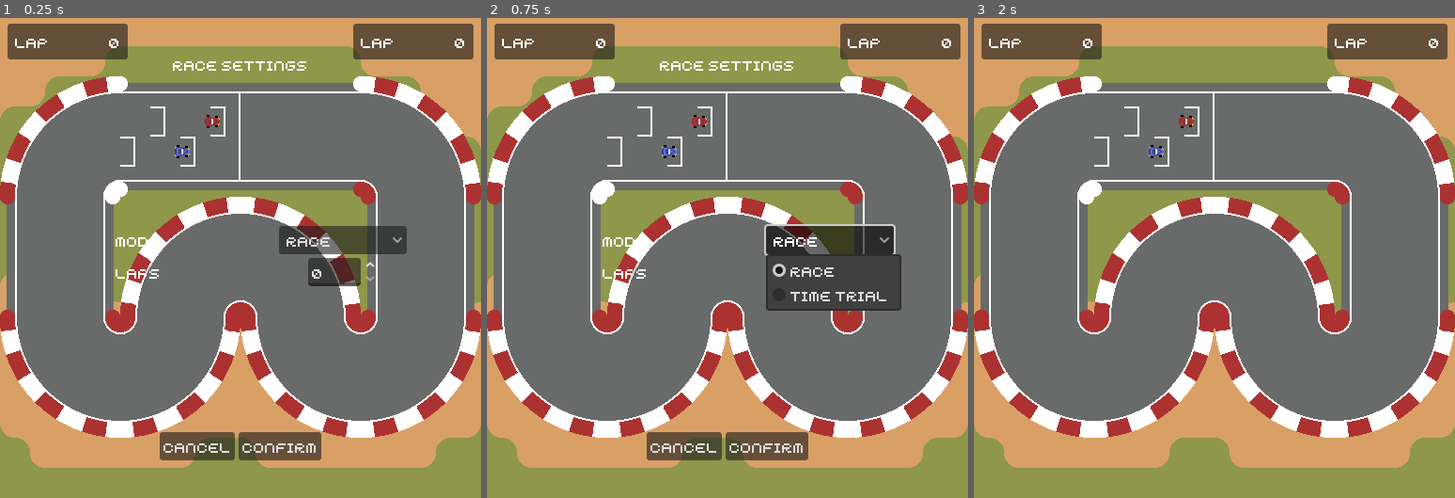
Above: before the commit, frames 1-3 (left to right).
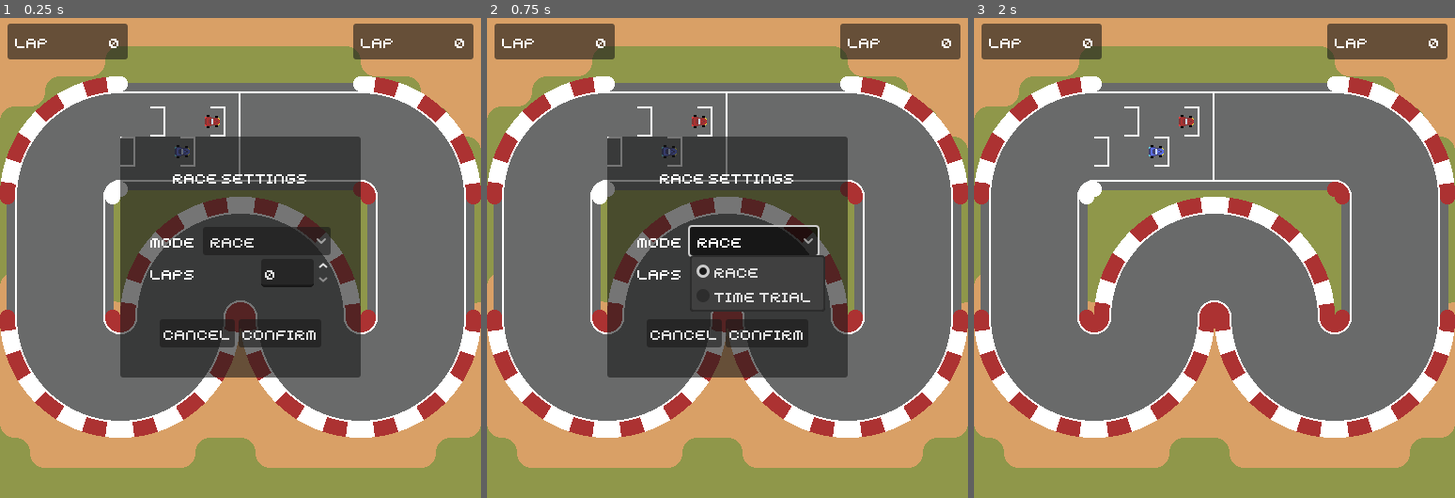
Above: after the commit, the same moments.

Repository: Alexander-Jordan/indy-500-godot
Game: Godot game, scene res://stages/main.tscn
Two runs of this game, one before a commit and one after it. Both use one fixed random seed, a clock stepped at 60 frames per second and the inputs below.
Inputs:
- Up to frame 1 (0.25 s): no input
- Up to frame 2 (0.75 s): click "RACE" at 0.5 s
- Up to frame 3 (2 s): click "CANCEL" at 1.25 s

The runs differ from the first frame. In frame 1, 26% of the frame differs, in the area x 24-85%, y 9-93%; in frame 2, 27%, in the area x 24-87%, y 9-93%; in frame 3, nothing differs.

Commit message:
Give the race settings menu a background, so the labels are more visible

Diff:
--- a/ui/ui_race_settings/ui_race_settings.gd
+++ b/ui/ui_race_settings/ui_race_settings.gd
@@ -1,9 +1,9 @@
 class_name UIRaceSettings extends Control
 
-@onready var button_cancel: Button = $MarginContainer/VBoxContainer/HBoxContainer/button_cancel
-@onready var button_confirm: Button = $MarginContainer/VBoxContainer/HBoxContainer/button_confirm
-@onready var options_button_mode: OptionButton = $MarginContainer/VBoxContainer/VBoxContainer/HBoxContainer/options_button_mode
-@onready var spin_box_laps: SpinBox = $MarginContainer/VBoxContainer/VBoxContainer/HBoxContainer2/spin_box_laps
+@onready var button_cancel: Button = $PanelContainer/MarginContainer/VBoxContainer/HBoxContainer/button_cancel
+@onready var button_confirm: Button = $PanelContainer/MarginContainer/VBoxContainer/HBoxContainer/button_confirm
+@onready var options_button_mode: OptionButton = $PanelContainer/MarginContainer/VBoxContainer/VBoxContainer/HBoxContainer/options_button_mode
+@onready var spin_box_laps: SpinBox = $PanelContainer/MarginContainer/VBoxContainer/VBoxContainer/HBoxContainer2/spin_box_laps
 
 var race_settings_previous: RaceSettings = RaceSettings.new()
 
--- a/ui/ui_race_settings/ui_race_settings.tscn
+++ b/ui/ui_race_settings/ui_race_settings.tscn
@@ -13,22 +13,32 @@
 theme = ExtResource("1_wbsap")
 script = ExtResource("2_hi7hy")
 
-[node name="MarginContainer" type="MarginContainer" parent="."]
+[node name="PanelContainer" type="PanelContainer" parent="."]
+custom_minimum_size = Vector2(256, 256)
 layout_mode = 1
-anchors_preset = 15
-anchor_right = 1.0
-anchor_bottom = 1.0
+anchors_preset = 8
+anchor_left = 0.5
+anchor_top = 0.5
+anchor_right = 0.5
+anchor_bottom = 0.5
+offset_left = -126.0
+offset_top = -94.0
+offset_right = 126.0
+offset_bottom = 94.0
 grow_horizontal = 2
 grow_vertical = 2
+
+[node name="MarginContainer" type="MarginContainer" parent="PanelContainer"]
+layout_mode = 2
 theme_override_constants/margin_left = 32
 theme_override_constants/margin_top = 32
 theme_override_constants/margin_right = 32
 theme_override_constants/margin_bottom = 32
 
-[node name="VBoxContainer" type="VBoxContainer" parent="MarginContainer"]
+[node name="VBoxContainer" type="VBoxContainer" parent="PanelContainer/MarginContainer"]
 layout_mode = 2
 
-[node name="Label" type="Label" parent="MarginContainer/VBoxContainer"]
+[node name="Label" type="Label" parent="PanelContainer/MarginContainer/VBoxContainer"]
 layout_mode = 2
 size_flags_vertical = 2
 text = "RACE SETTINGS"
@@ -36,25 +46,25 @@
 vertical_alignment = 1
 uppercase = true
 
-[node name="VBoxContainer" type="VBoxContainer" parent="MarginContainer/VBoxContainer"]
+[node name="VBoxContainer" type="VBoxContainer" parent="PanelContainer/MarginContainer/VBoxContainer"]
 layout_mode = 2
 size_flags_vertical = 6
 
-[node name="HBoxContainer" type="HBoxContainer" parent="MarginContainer/VBoxContainer/VBoxContainer"]
+[node name="HBoxContainer" type="HBoxContainer" parent="PanelContainer/MarginContainer/VBoxContainer/VBoxContainer"]
 layout_mode = 2
 size_flags_vertical = 4
 
-[node name="Label" type="Label" parent="MarginContainer/VBoxContainer/VBoxContainer/HBoxContainer"]
+[node name="Label" type="Label" parent="PanelContainer/MarginContainer/VBoxContainer/VBoxContainer/HBoxContainer"]
 layout_mode = 2
-size_flags_horizontal = 6
+size_flags_horizontal = 2
 text = "MODE"
 horizontal_alignment = 1
 vertical_alignment = 1
 uppercase = true
 
-[node name="options_button_mode" type="OptionButton" parent="MarginContainer/VBoxContainer/VBoxContainer/HBoxContainer"]
+[node name="options_button_mode" type="OptionButton" parent="PanelContainer/MarginContainer/VBoxContainer/VBoxContainer/HBoxContainer"]
 layout_mode = 2
-size_flags_horizontal = 6
+size_flags_horizontal = 10
 selected = 0
 item_count = 2
 popup/item_0/text = "RACE"
@@ -62,34 +72,34 @@
 popup/item_1/text = "TIME TRIAL"
 popup/item_1/id = 1
 
-[node name="HBoxContainer2" type="HBoxContainer" parent="MarginContainer/VBoxContainer/VBoxContainer"]
+[node name="HBoxContainer2" type="HBoxContainer" parent="PanelContainer/MarginContainer/VBoxContainer/VBoxContainer"]
 layout_mode = 2
 size_flags_vertical = 4
 
-[node name="Label" type="Label" parent="MarginContainer/VBoxContainer/VBoxContainer/HBoxContainer2"]
+[node name="Label" type="Label" parent="PanelContainer/MarginContainer/VBoxContainer/VBoxContainer/HBoxContainer2"]
 layout_mode = 2
-size_flags_horizontal = 6
+size_flags_horizontal = 2
 text = "LAPS"
 horizontal_alignment = 1
 vertical_alignment = 1
 uppercase = true
 
-[node name="spin_box_laps" type="SpinBox" parent="MarginContainer/VBoxContainer/VBoxContainer/HBoxContainer2"]
+[node name="spin_box_laps" type="SpinBox" parent="PanelContainer/MarginContainer/VBoxContainer/VBoxContainer/HBoxContainer2"]
 layout_mode = 2
-size_flags_horizontal = 6
+size_flags_horizontal = 10
 rounded = true
 
-[node name="HBoxContainer" type="HBoxContainer" parent="MarginContainer/VBoxContainer"]
+[node name="HBoxContainer" type="HBoxContainer" parent="PanelContainer/MarginContainer/VBoxContainer"]
 layout_mode = 2
 size_flags_horizontal = 4
 size_flags_vertical = 10
 
-[node name="button_cancel" type="Button" parent="MarginContainer/VBoxContainer/HBoxContainer"]
+[node name="button_cancel" type="Button" parent="PanelContainer/MarginContainer/VBoxContainer/HBoxContainer"]
 layout_mode = 2
 size_flags_horizontal = 4
 text = "CANCEL"
 
-[node name="button_confirm" type="Button" parent="MarginContainer/VBoxContainer/HBoxContainer"]
+[node name="button_confirm" type="Button" parent="PanelContainer/MarginContainer/VBoxContainer/HBoxContainer"]
 layout_mode = 2
 size_flags_horizontal = 4
 text = "CONFIRM"
